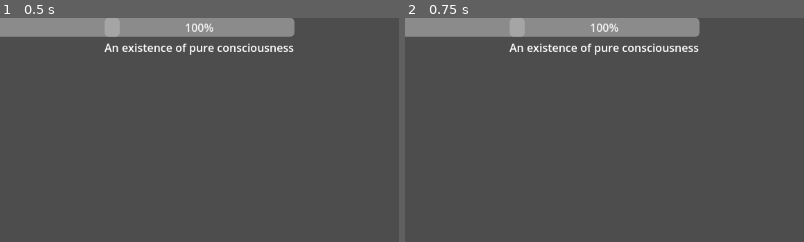
Above: before the commit, frames 1-2 (left to right).
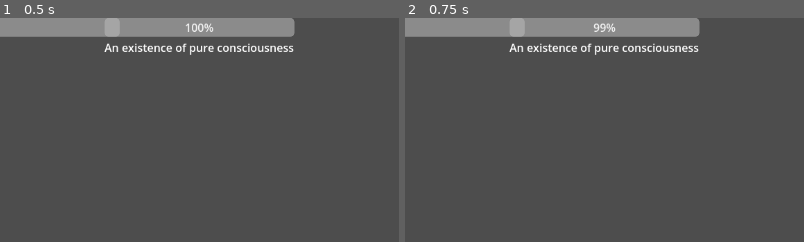
Above: after the commit, the same moments.

Repository: RavenRandomz/cube-extentialis-bossfight
Game: Godot game, scene res://testworld.tscn
Two runs of this game, one before a commit and one after it. Both use one fixed random seed, a clock stepped at 60 frames per second and the inputs below.
Inputs (mouse positions are % of the whole screen's width and height, from its top left):
- Up to frame 1 (0.5 s): no input
- Up to frame 2 (0.75 s): tap Enter at 0.5 s; move the mouse to (55, 50) at 0.52 s; hold W (player_forward) from 0.53 s (still down); hold Shift from 0.53 s (still down); click (55, 50) at 0.67 s
The pictures show only the part of the screen within x 25-75%, y 0-50%; the shares and areas given below are measured in that part.

Frame 1 is identical in both runs. In frame 2, 0.2% of the frame differs, in the area x 46-54%, y 2-7%.

Commit message:
Clean up boss damage functions

Diff:
--- a/scripts/boss.gd
+++ b/scripts/boss.gd
@@ -5,7 +5,7 @@
 @export var health: float = 100000
 
 @export var min_health: float = 0
-@export var max_health: float = 1000
+@export var max_health: float = 100000
 
 func get_health() -> float:
 	return health
